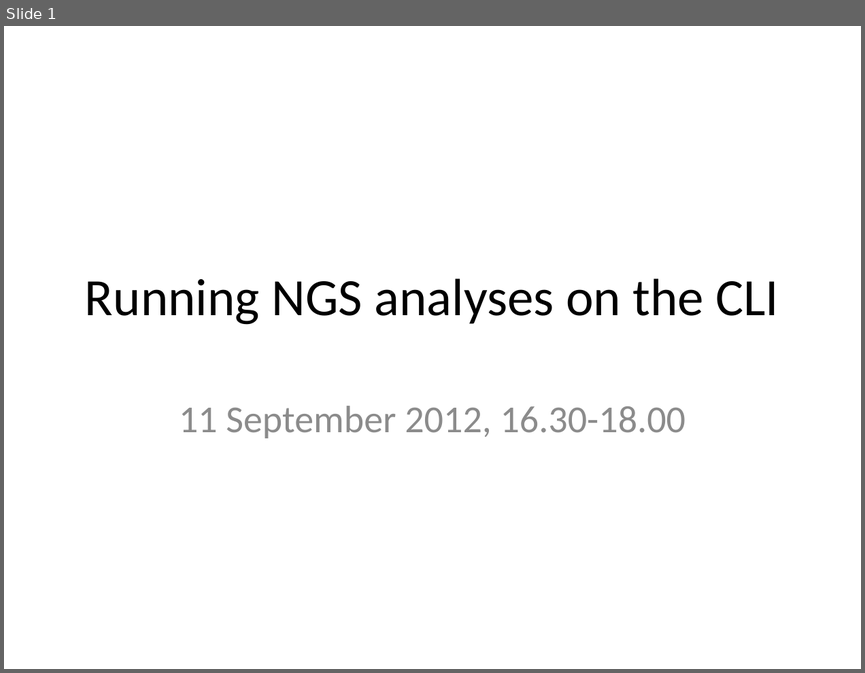
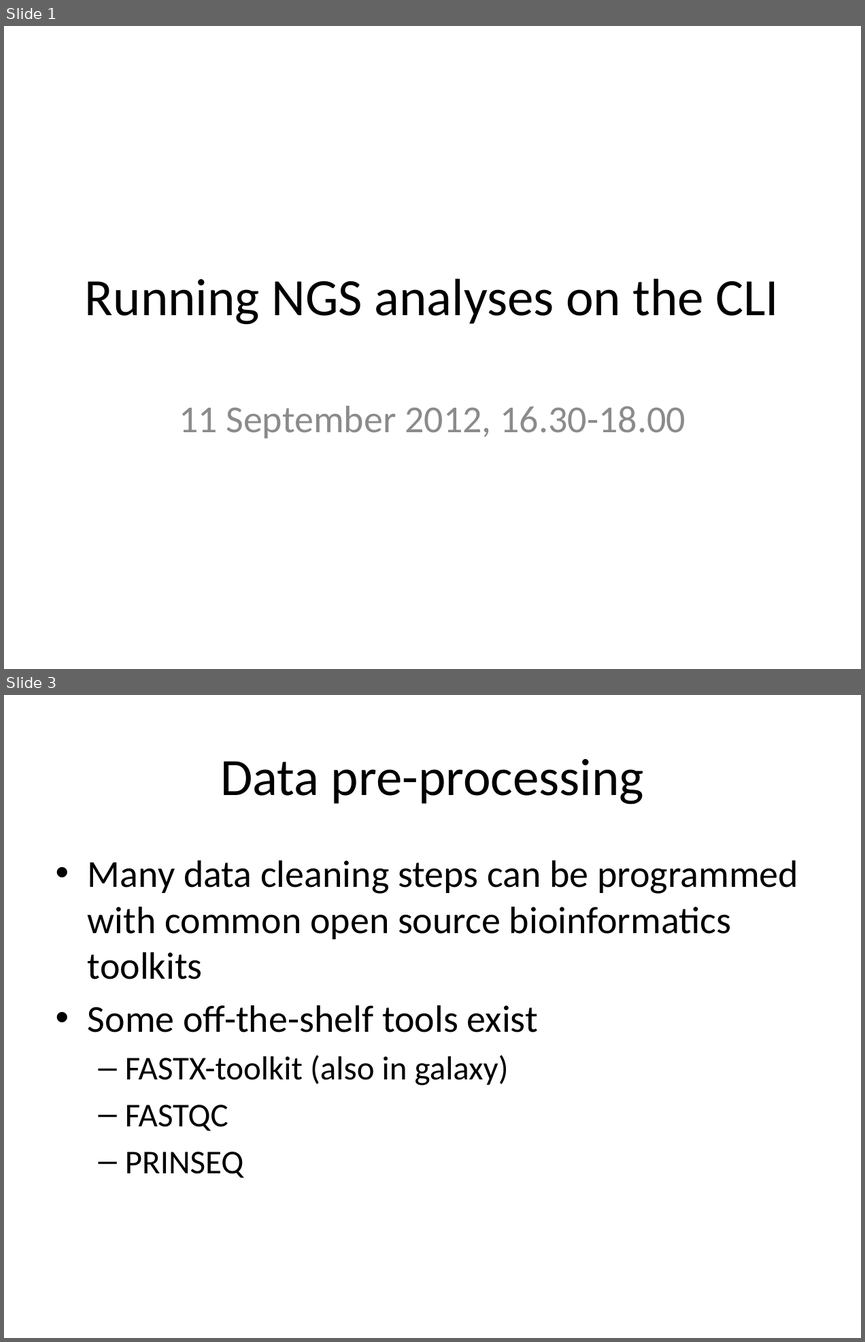
Before and after one commit to rvosa/ngs-workflows, a slide deck: doc/slides/day1/session4/NGSAnalyses.pptx. Shown one above the other, each under a label of ours: slide 1 before the commit, slides 1 and 3 after it; the slides between them are not shown. The pictures are 865x673 and 865x1342 pixels, drawn with LibreOffice and Linux fonts; fonts in the diff are those of the drawing. Boxes give left, top, right and bottom in pixels: in the first picture for what was removed or moved away, otherwise in the second. Text is boxed around its words. In the diff, an @@ line names an element or a change of style, - is before the commit and + after.

```diff
--- a/doc/slides/day1/session4/NGSAnalyses.pptx
+++ b/doc/slides/day1/session4/NGSAnalyses.pptx
@@ slide 3 added at (x1=4, y1=695, x2=861, y2=1338), background #FFFFFF @@
@@ title added at (x1=220, y1=759, x2=644, y2=804), 44 pt, text #000000 @@
+Data pre-processing
@@ text added at (x1=88, y1=860, x2=798, y2=1178), 32 pt, text #000000 @@
+• Many data cleaning steps can be programmed with common open source bioinformatics toolkits
+• Some off-the-shelf tools exist
+  – FASTX-toolkit (also in galaxy)
+  – FASTQC
+  – PRINSEQ
```
Also in this commit, not shown: 8 other slides added, 2 slides removed, 4 other files.
